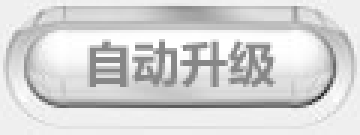
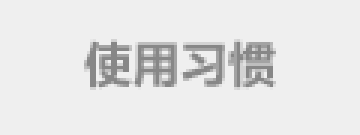
Revision of a layered w=360, h=135 image; what changed, layer by layer:
renamed "自动升级" to "使用习惯", painted on it over (84, 39, 276, 90)
added layer "Layer 1" above "Background" over (0, 0, 360, 135)
